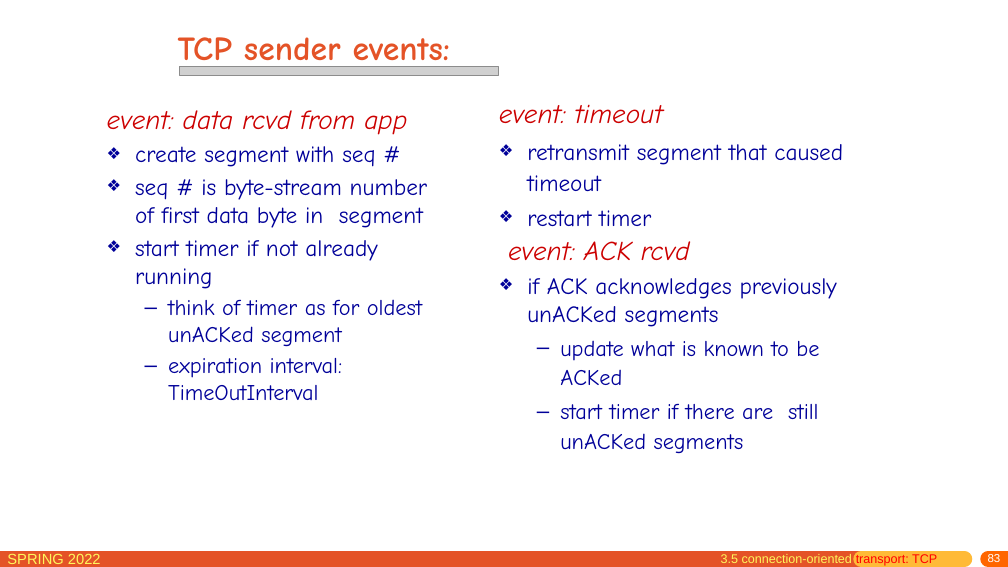
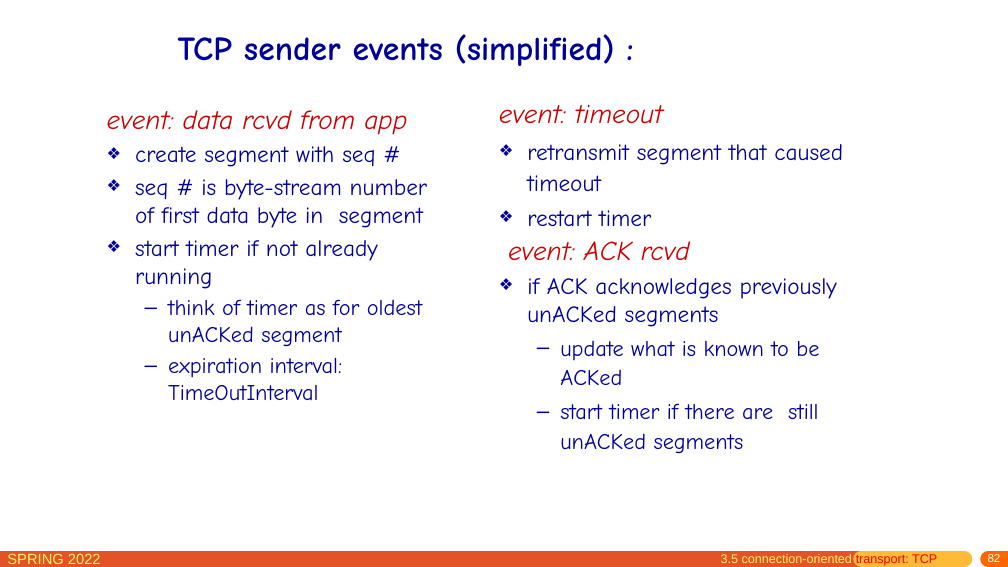
Before and after one commit to network-whu/slides, a slide deck: slide 82 of pptx/chapter3.pptx (slide 83 before the commit). Drawn at 1008x567 pixels with LibreOffice and Linux fonts; fonts in the diff are those of the drawing; grey boxes stand for pictures. Boxes give left, top, right and bottom in pixels: in the first picture for what was removed or moved away, otherwise in the second. Text is boxed around its words. In the diff, an @@ line names an element or a change of style, - is before the commit and + after.

```diff
--- a/pptx/chapter3.pptx
+++ b/pptx/chapter3.pptx
@@ title at bbox=[178, 34, 615, 66]: text changed; text colour #E45327 to #000099 @@
-TCP sender events:
+TCP sender events (simplified) :
@@ picture removed at bbox=[179, 67, 498, 75] @@
@@ page number at bbox=[988, 554, 1001, 562]: text changed @@
-83
+82
```
Also in this commit, not shown: 60 other slides changed, 9 slides added, 1 slide removed.
